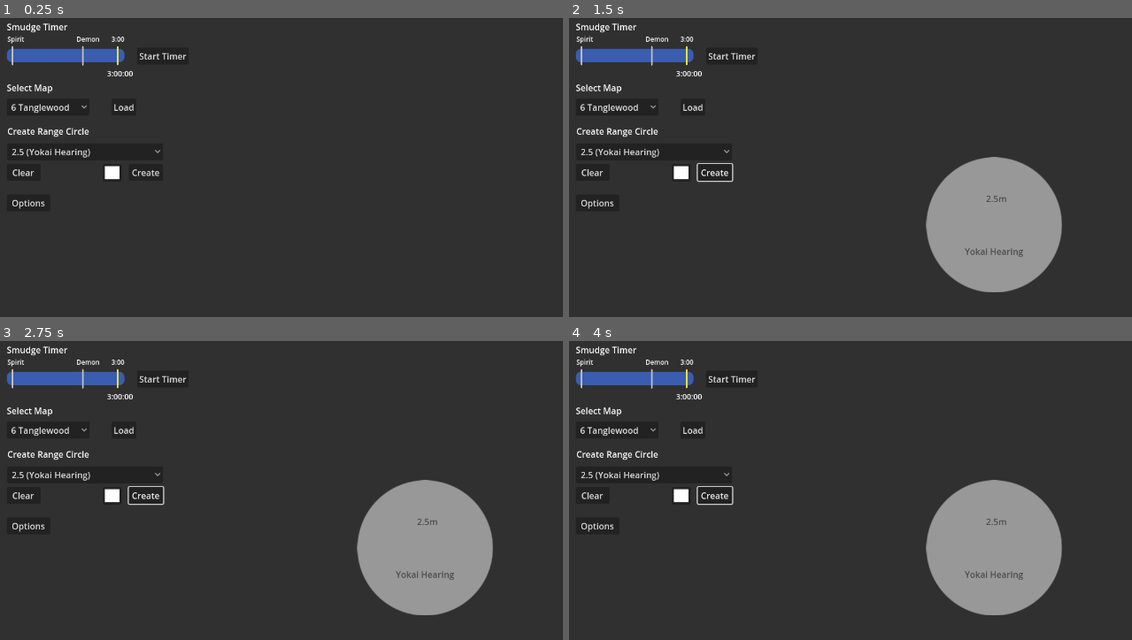
Above: before the commit, frames 1-4 (two rows, left to right).
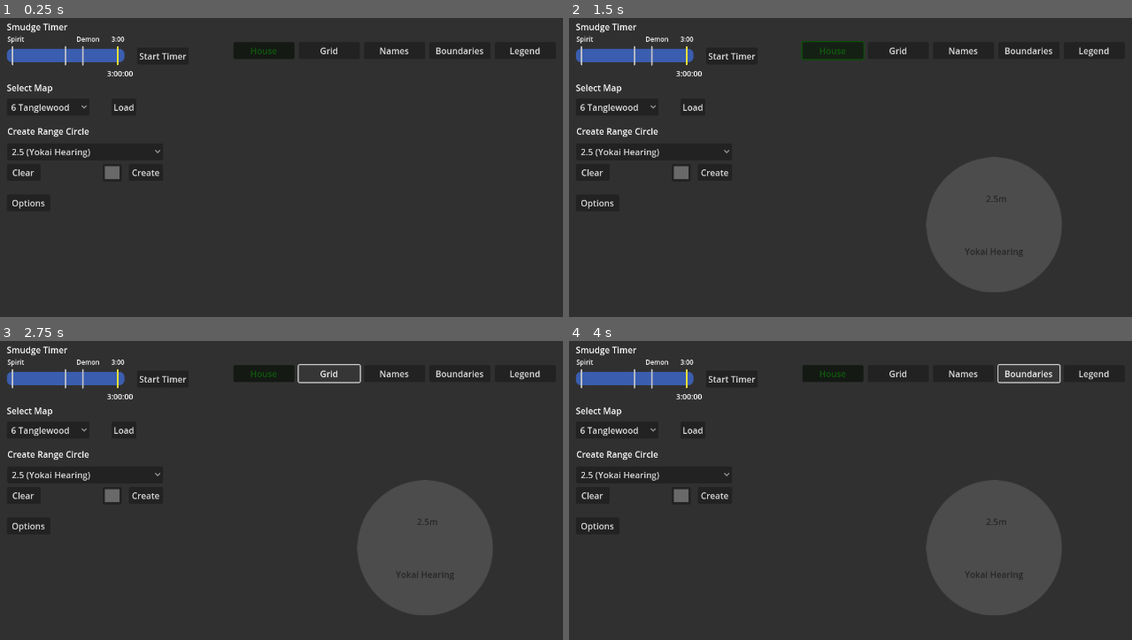
Above: after the commit, the same moments.

Repository: Mayfieldtechnologies/Phasmophobia_Utility
Game: Godot game, scene res://Scenes/UI_Scenes/main.tscn
Same seed, same stepped clock (60 frames per second), same inputs: the game is played once before the commit and once after it.
Inputs (mouse positions are in pixels of both pictures, inside the frame that each line leads up to):
- Up to frame 1 (0.25 s): no input
- Up to frame 2 (1.5 s): click "Create" at 0.5 s; click (833, 50) at 1.25 s, where only the run after the commit has a clickable "House"
- Up to frame 3 (2.75 s): click (326, 373) at 2 s, where only the run after the commit has a clickable "Grid"
- Up to frame 4 (4 s): click (963, 373) at 2.75 s, where only the run after the commit has a clickable "Names"; click (1030, 373) at 3.5 s, where only the run after the commit has a clickable "Boundaries"

The runs differ from the first frame. In frame 1, 1.0% of the frame differs, in the area x 11-96%, y 8-54%; in frame 2, 9.8%; in frame 3, 9.8%; in frame 4, 9.8%, in the area x 11-96%, y 7-92%.

Commit message:
switch to using Fantismal maps

Diff:
--- /dev/null
+++ b/Scenes/Fantismal Maps/6Tanglewood.gd
@@ -0,0 +1,24 @@
+extends Node2D
+
+@onready var nodeHouse = $House
+@onready var nodeBoundaries = $Boundaries
+@onready var nodeNames = $Names
+@onready var nodeGrid = $Grid
+@onready var nodeLegend = $Legend
+
+signal mapToggle
+
+func toggle_house():
+	nodeHouse.visible = !nodeHouse.visible
+
+func toggle_boundaries():
+	nodeBoundaries.visible = !nodeBoundaries.visible
+
+func toggle_names():
+	nodeNames.visible = !nodeNames.visible
+
+func toggle_grid():
+	nodeGrid.visible = !nodeGrid.visible
+
+func toggle_legend():
+	nodeLegend.visible = !nodeLegend.visible
--- /dev/null
+++ b/Scenes/Fantismal Maps/6Tanglewood.tscn
@@ -0,0 +1,38 @@
+[gd_scene load_steps=7 format=3 uid="uid://4h10kqhhun1a"]
+
+[ext_resource type="Script" path="res://Scenes/Fantismal Maps/6Tanglewood.gd" id="1_kwg7y"]
+[ext_resource type="Texture2D" uid="uid://56gdu3081tpk" path="res://Maps/Fantismal/6 Tanglewood/6Tanglewood-Base-Transparent.png" id="2_ekd42"]
+[ext_resource type="Texture2D" uid="uid://braefbh4uq1gu" path="res://Maps/Fantismal/6 Tanglewood/6Tanglewood-RoomBoundaries.png" id="3_06xga"]
+[ext_resource type="Texture2D" uid="uid://y2m0w6ct4ixl" path="res://Maps/Fantismal/6 Tanglewood/6Tanglewood-RoomNames.png" id="4_7fy1f"]
+[ext_resource type="Texture2D" uid="uid://cj3fkxvxomcj3" path="res://Maps/Fantismal/6 Tanglewood/6Tanglewood-Grid.png" id="5_hcibd"]
+[ext_resource type="Texture2D" uid="uid://cdjkpxab0iy2e" path="res://Maps/Fantismal/6 Tanglewood/6Tanglewood-Legend.png" id="6_60yui"]
+
+[node name="6Tanglewood" type="Node2D"]
+z_index = 1
+scale = Vector2(0.9, 0.9)
+script = ExtResource("1_kwg7y")
+
+[node name="House" type="Sprite2D" parent="."]
+z_index = 1
+z_as_relative = false
+texture = ExtResource("2_ekd42")
+
+[node name="Boundaries" type="Sprite2D" parent="."]
+z_index = 2
+z_as_relative = false
+texture = ExtResource("3_06xga")
+
+[node name="Names" type="Sprite2D" parent="."]
+z_index = 3
+z_as_relative = false
+texture = ExtResource("4_7fy1f")
+
+[node name="Grid" type="Sprite2D" parent="."]
+z_index = 4
+z_as_relative = false
+texture = ExtResource("5_hcibd")
+
+[node name="Legend" type="Sprite2D" parent="."]
+z_index = 5
+z_as_relative = false
+texture = ExtResource("6_60yui")
--- a/Scenes/Map_Scenes/6Tanglewood.tscn
+++ b/Scenes/Map_Scenes/6Tanglewood.tscn
@@ -1,20 +1,20 @@
 [gd_scene load_steps=3 format=3 uid="uid://bvkoxeavphime"]
 
-[ext_resource type="Texture2D" uid="uid://fvx302jbm6h7" path="res://Maps/6Tanglewood.png" id="1_i4pjg"]
+[ext_resource type="Texture2D" uid="uid://bq5re1led38s5" path="res://Maps/Fantismal/6 Tanglewood.png" id="1_qc2em"]
 
 [sub_resource type="RectangleShape2D" id="RectangleShape2D_a7w11"]
-size = Vector2(747, 911)
+size = Vector2(1206, 796)
 
 [node name="6Tanglewood" type="Node2D"]
 z_index = 1
+scale = Vector2(0.75, 0.75)
 
 [node name="Sprite2D" type="Sprite2D" parent="."]
-texture = ExtResource("1_i4pjg")
+texture = ExtResource("1_qc2em")
 
 [node name="Area2D" type="Area2D" parent="Sprite2D"]
 visible = false
 
 [node name="CollisionShape2D" type="CollisionShape2D" parent="Sprite2D/Area2D"]
 visible = false
-position = Vector2(-1, -2)
 shape = SubResource("RectangleShape2D_a7w11")
--- a/Scenes/UI_Scenes/Scripts/MapSelect.gd
+++ b/Scenes/UI_Scenes/Scripts/MapSelect.gd
@@ -15,7 +15,7 @@
 	LoadMap()
 
 func LoadMap():
-	var sceneMap = load("res://Scenes/Map_Scenes/" + selected_map_value.replace(" ","") +".tscn")
+	var sceneMap = load("res://Scenes/Map_Scenes/Fantismal Maps/" + selected_map_value.replace(" ","") +".tscn")
 	var instMap = sceneMap.instantiate()
 
 	#CurrMap.add_child(instMap)
--- a/Scenes/UI_Scenes/Scripts/main.gd
+++ b/Scenes/UI_Scenes/Scripts/main.gd
@@ -21,6 +21,12 @@
 # Options Scene
 @onready var options_scene = preload("res://Scenes/UI_Scenes/options.tscn")
 
+# Map Layer Togglesd
+@onready var toggle_house = $MapOptionButtons/toggleHouse
+@onready var toggle_grid = $MapOptionButtons/toggleGrid
+@onready var toggle_boundaries = $MapOptionButtons/toggleBoundaries
+@onready var toggle_legend = $MapOptionButtons/toggleLegend
+
 # Instantiated Scenes
 var instMap
 var options_ui
@@ -39,18 +45,21 @@
 # Called when the node enters the scene tree for the first time.
 func _ready():
 	MapSelect.loadMap.connect(_load_map_button_pressed)
+	toggle_house.modulate = Color("#11630e")
+	toggle_house.self_modulate = Color(1,1,1)
 
 # Loads the selected map
 func _load_map_button_pressed():
 	var selected_map_index = MapDropdown.selected
 	var selected_map_value = MapDropdown.get_item_text(selected_map_index)
 
-	var sceneMap = load("res://Scenes/Map_Scenes/" + selected_map_value.replace(" ","") +".tscn")
+	var sceneMap = load("res://Scenes/Fantismal Maps/" + selected_map_value.replace(" ","") +".tscn")
 	instMap = sceneMap.instantiate()
 
 	current_map.add_child(instMap)
 
 	instMap.global_position = get_node("anchors/" + anchor_node +"/map_spawn_anchor").global_position
+
 
 # Opens the option scene
 func _on_options_pressed():
@@ -115,3 +124,29 @@
 
 func get_bypass_smudge_pause() -> bool:
 	return bypass_smudge_pause
+
+
+func _on_toggle_house_pressed():
+	if(instMap != null):
+		instMap.toggle_house()
+		toggle_house.modulate = Color("#FFFFFF")
+
+
+func _on_toggle_grid_pressed():
+	if(instMap != null):
+		instMap.toggle_grid()
+
+
+func _on_toggle_boundaries_pressed():
+	if(instMap != null):
+		instMap.toggle_boundaries()
+
+
+func _on_toggle_legend_pressed():
+	if(instMap != null):
+		instMap.toggle_legend()
+
+
+func _on_toggle_names_pressed():
+	if(instMap != null):
+		instMap.toggle_names()
--- a/Scenes/UI_Scenes/Timer.tscn
+++ b/Scenes/UI_Scenes/Timer.tscn
@@ -59,7 +59,6 @@
 texture = ExtResource("3_rfde4")
 
 [node name="StandardPlaceholder" type="Sprite2D" parent="."]
-visible = false
 z_index = 1
 position = Vector2(108.096, 64)
 scale = Vector2(0.325, 1)
--- a/Scenes/UI_Scenes/main.tscn
+++ b/Scenes/UI_Scenes/main.tscn
@@ -73,7 +73,7 @@
 position = Vector2(32, 216)
 
 [node name="map_spawn_anchor" type="Node2D" parent="anchors/normal"]
-position = Vector2(804, 504)
+position = Vector2(752, 512)
 
 [node name="option_button_anchor" type="Node2D" parent="anchors/normal"]
 position = Vector2(32, 344)
@@ -90,9 +90,52 @@
 position = Vector2(928, 216)
 
 [node name="map_spawn_anchor" type="Node2D" parent="anchors/mirror"]
-position = Vector2(416, 504)
+position = Vector2(264, 704)
 
 [node name="option_button_anchor" type="Node2D" parent="anchors/mirror"]
 position = Vector2(1136, 344)
 
+[node name="MapOptionButtons" type="Node" parent="."]
+
+[node name="toggleHouse" type="Button" parent="MapOptionButtons"]
+offset_left = 448.0
+offset_top = 64.0
+offset_right = 560.0
+offset_bottom = 95.0
+theme_override_colors/font_color = Color(0.917647, 0.917647, 0.917647, 1)
+text = "House"
+
+[node name="toggleGrid" type="Button" parent="MapOptionButtons"]
+offset_left = 568.0
+offset_top = 64.0
+offset_right = 680.0
+offset_bottom = 95.0
+text = "Grid"
+
+[node name="toggleNames" type="Button" parent="MapOptionButtons"]
+offset_left = 688.0
+offset_top = 64.0
+offset_right = 800.0
+offset_bottom = 95.0
+text = "Names"
+
+[node name="toggleBoundaries" type="Button" parent="MapOptionButtons"]
+offset_left = 808.0
+offset_top = 64.0
+offset_right = 920.0
+offset_bottom = 95.0
+text = "Boundaries"
+
+[node name="toggleLegend" type="Button" parent="MapOptionButtons"]
+offset_left = 928.0
+offset_top = 64.0
+offset_right = 1040.0
+offset_bottom = 95.0
+text = "Legend"
+
 [connection signal="pressed" from="UILayer/option_button" to="." method="_on_options_pressed"]
+[connection signal="pressed" from="MapOptionButtons/toggleHouse" to="." method="_on_toggle_house_pressed"]
+[connection signal="pressed" from="MapOptionButtons/toggleGrid" to="." method="_on_toggle_grid_pressed"]
+[connection signal="pressed" from="MapOptionButtons/toggleNames" to="." method="_on_toggle_names_pressed"]
+[connection signal="pressed" from="MapOptionButtons/toggleBoundaries" to="." method="_on_toggle_boundaries_pressed"]
+[connection signal="pressed" from="MapOptionButtons/toggleLegend" to="." method="_on_toggle_legend_pressed"]
--- a/Scenes/UI_Scenes/range_create.tscn
+++ b/Scenes/UI_Scenes/range_create.tscn
@@ -85,7 +85,7 @@
 offset_top = 105.185
 offset_right = 218.877
 offset_bottom = 137.185
-color = Color(1, 1, 1, 1)
+color = Color(0.411765, 0.411765, 0.411765, 1)
 
 [node name="RangeClear" type="Button" parent="."]
 layout_mode = 1
Binary file added: Maps/Fantismal/10 Ridgeview Court.png
Not shown, added: Maps/Fantismal/10 Ridgeview Court.png.import
Binary file added: Maps/Fantismal/13 Willow Street.png
Not shown, added: Maps/Fantismal/13 Willow Street.png.import
Binary file added: Maps/Fantismal/42 Edgefield Road.png
Not shown, added: Maps/Fantismal/42 Edgefield Road.png.import
Binary file added: Maps/Fantismal/6 Tanglewood.png
Not shown, added: Maps/Fantismal/6 Tanglewood.png.import
Binary file added: Maps/Fantismal/6 Tanglewood/6Tanglewood-Base-Transparent.png
Not shown, added: Maps/Fantismal/6 Tanglewood/6Tanglewood-Base-Transparent.png.import
Binary file added: Maps/Fantismal/6 Tanglewood/6Tanglewood-Base.png
Not shown, added: Maps/Fantismal/6 Tanglewood/6Tanglewood-Base.png.import
(and 33 more such lines)
